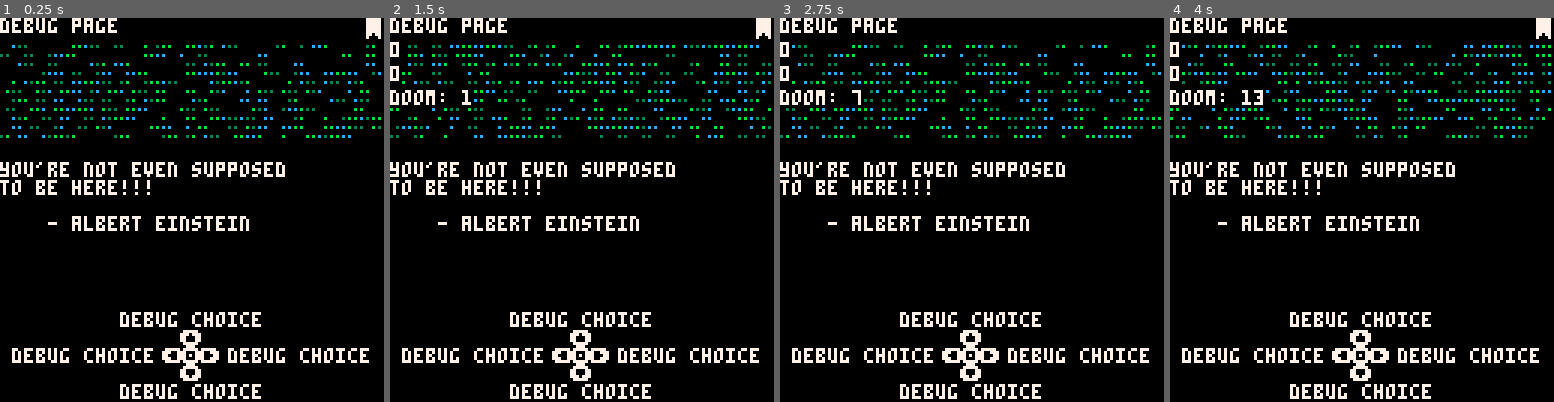
Above: before the commit, frames 1-4 (left to right).
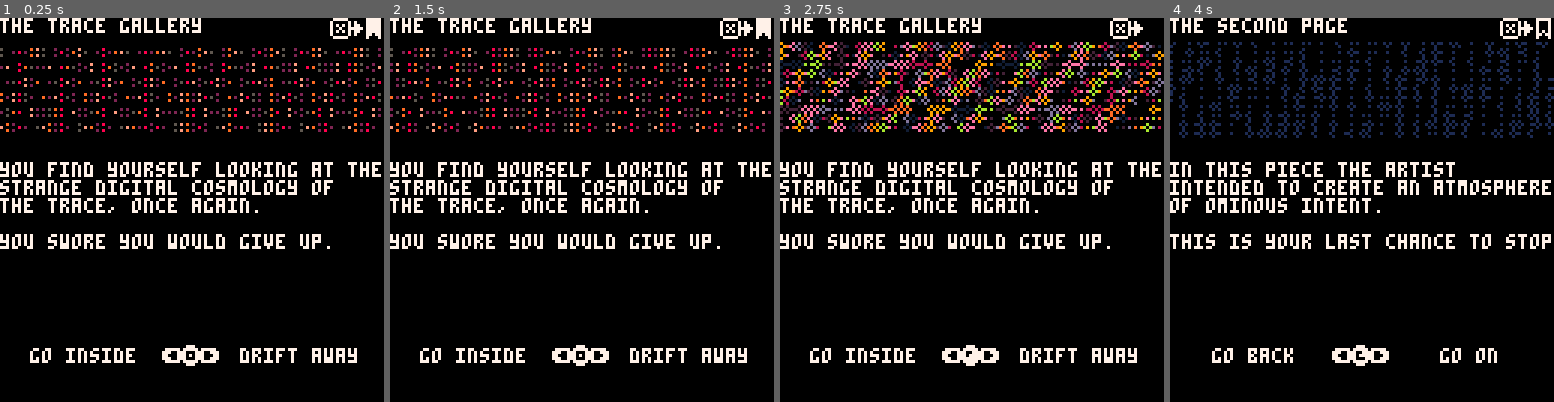
Above: after the commit, the same moments.

Repository: aebrer/pico8_carts
Game: PICO-8 cartridge games/the_trace/the_trace.p8
Two runs of this game, one before a commit and one after it. Both use one fixed random seed, a clock stepped at 60 frames per second and the inputs below.
Inputs:
- Up to frame 1 (0.25 s): no input
- Up to frame 2 (1.5 s): tap X (X key) at 0.33, 1.07 s; tap O (Z key) at 0.7 s
- Up to frame 3 (2.75 s): hold Right 1.6-2.1 s; tap O (Z key) at 1.7, 2.1, 2.5 s; tap X (X key) at 1.85 s; hold Up 2.15-2.42 s; hold Right from 2.47 s (still down)
- Up to frame 4 (4 s): tap O (Z key) at 2.9, 3.3, 3.7 s; tap X (X key) at 2.97 s; release Right at 3.03 s; hold Left 3.08-3.58 s; hold Down 3.63-3.97 s

The runs differ from the first frame. In frame 1, 14% of the frame differs, in the area x 0-100%, y 0-100%; in frame 2, 15%; in frame 3, 19%; in frame 4, 17%.

Commit message:
ux improvements done for now

Diff:
--- a/games/the_trace/the_trace.p8
+++ b/games/the_trace/the_trace.p8
@@ -12,8 +12,6 @@
 -- - add a credits page somewhere
 --     and remember to thank your beta testers!
 -- - new logo like burning gate
--- - fix ux for negative button press flicker
---    including on the inventory
 
 ----
 -- sounds todo
@@ -23,7 +21,7 @@
 --
 
 --!!
-debug_mode=true
+debug_mode=false
 --!!
 
 lib={} -- library of all pages: title,page
@@ -37,10 +35,10 @@
 pressed=nil -- if a button was pressed
 pc=0  -- timer for button press
 butt_pos={}
-butt_pos[⬆️]={60,106}
-butt_pos[⬇️]={60,114}
-butt_pos[⬅️]={56,110}
-butt_pos[➡️]={64,110}
+butt_pos[⬆️]={60,104}
+butt_pos[⬇️]={60,116}
+butt_pos[⬅️]={54,110}
+butt_pos[➡️]={66,110}
 dt=0 -- doom timer
 dtm=1000
 obutt_ani=0
@@ -95,7 +93,7 @@
  cls()
  -- set current page to landing page
 	curr_page=lib[title]
- if(debug)curr_page=lib[p_debug]music_stop()
+ if(debug_mode)curr_page=lib[p_debug]music_stop()
  bkmk=curr_page
 end
 -->8
@@ -164,11 +162,12 @@
       prev_page=curr_page
       curr_page=target
       curr_page.i=false
-      side+=1 -- don't show inventory
      end
     end
+    if (not (inv_chs[⬆️] or inv_chs[⬇️] or inv_chs[⬅️] or inv_chs[➡️])) then
+     goto_prev_page()
+    end
    end
-
   end
  end
 
@@ -191,25 +190,22 @@
   bkmk=curr_page
  end
 
-
-
  if btnp(🅾️) then
   obutt_ani+=1
-  if(obutt_ani%8==7)side+=1
-  debug[1]=side
-  if(side%2==0)debug[2]=side
+  if(obutt_ani%8==7)side+=1cls()
   doom_plus()
-  debug[3]="doom: "..dt
-
-  -- curr_page:on_leave()
-  -- curr_page=prev_page
-  -- curr_page.i=false
-  -- prev_page=nil
-  -- if(curr_page.leave_cb)curr_page:leave_cb()
- end
-
-
-
+ end
+end
+
+function goto_prev_page()
+ if prev_page then
+  curr_page:on_leave()
+  old_page=curr_page
+  curr_page=prev_page
+  curr_page.i=false
+  prev_page=old_page
+  if(curr_page.leave_cb)curr_page:leave_cb()
+ end
 end
 
 function doom_plus()
@@ -236,6 +232,7 @@
   if(pg.no_choice)pg.choices={}
   page.i=false
   obutt_ani=0
+  side=0
   doom_plus()
  end
 	page.choices = {}
@@ -299,12 +296,13 @@
 
  -- debug
  for i=1,#debug do
-  print("\^#"..tostr(debug[i]),0,0+8*i,15)
+  ?"\^#"..tostr(debug[i]),0,0+8*i,15
  end
 end
 
 function dis_title(page)
-	print("\^#"..page.title,0,0,15)
+	?"\^#"..page.title,0,0,15
+ -- ?"🐱: "..dt,0,123,15
 end
 
 function dis_logo(page)
@@ -314,7 +312,13 @@
 end
 
 function dis_text(page)
- if(page.text)print("\^#"..page.text,0,48,15)
+ if(page.text)?"\^#"..page.text,0,48,15
+end
+
+function butt_press()
+ ?butt_key[pressed],butt_pos[pressed][1],butt_pos[pressed][2],0
+ pc+=1
+ if(pc>6)pc=0pressed=nil
 end
 
 function dis_choices(page)
@@ -326,64 +330,60 @@
  -- print o button
  sspr(24+obutt_ani%8*8,0,8,8,60,109,7,7)
 
-
  if side%2==0 then  -- display the options
   if c⬆️ then
-   print(butt_key[⬆️],60,104,15)
-   print("\^#"..c⬆️.title,hcenter(c⬆️.title,64),98,15)
+   ?butt_key[⬆️],butt_pos[⬆️][1],butt_pos[⬆️][2],15
+   ?"\^#"..c⬆️.title,hcenter(c⬆️.title,64),98,15
   end
   if c⬇️ then
-   print(butt_key[⬇️],60,116,15)
-   print("\^#"..c⬇️.title,hcenter(c⬇️.title,64),122,15)
+   ?butt_key[⬇️],butt_pos[⬇️][1],butt_pos[⬇️][2],15
+   ?"\^#"..c⬇️.title,hcenter(c⬇️.title,64),122,15
   end
   if c⬅️ then
-   print(butt_key[⬅️],54,110,15)
-   print("\^#"..c⬅️.title,hcenter(c⬅️.title,28),110,15)
+   ?butt_key[⬅️],butt_pos[⬅️][1],butt_pos[⬅️][2],15
+   ?"\^#"..c⬅️.title,hcenter(c⬅️.title,28),110,15
   end
   if c➡️ then
-   print(butt_key[➡️],66,110,15)
-   print("\^#"..c➡️.title,hcenter(c➡️.title,100),110,15)
-  end
-
+   ?butt_key[➡️],butt_pos[➡️][1],butt_pos[➡️][2],15
+   ?"\^#"..c➡️.title,hcenter(c➡️.title,100),110,15
+  end
 
 
   -- if there are no options, what do?
   if (not (c⬆️ or c⬇️ or c⬅️ or c➡️)) then
-   curr_page.no_choice=true
-   no_choice=true
-
-   if no_choice then
-    print("press 🅾️/c/z to forget",hcenter("press 🅾️/c/z to forget",62),110,15)
-    if(inventory["cursed"])print("(metaphorically speaking)",hcenter("(metaphorically speaking)",62),118,15)
-   end
-   -- if(not bkmk)bkmk=lib[title]
-  -- draw button press effect
-  end
+   chk_poc_msg="press ❎/x to use bookmark"
+   ?chk_poc_msg,hcenter(chk_poc_msg,62),98,15
+   chk_poc_msg="hold 🅾️/c/z to check pockets"
+   ?chk_poc_msg,hcenter(chk_poc_msg,62),122,15
+  end
+
   if page.choices[pressed] then
-   print(butt_key[pressed],butt_pos[pressed][1],butt_pos[pressed][2],0)
-   pc+=1
-   if(pc>6)pc=0pressed=nil
+   butt_press()
   end
 
  else -- display the inventory
 
-   if inventory["open mind"] then
-    inv_chs[⬇️]=ch_look_around
-    print(butt_key[⬇️],60,116,15)
-    print("\^#"..inv_chs[⬇️].title,hcenter(inv_chs[⬇️].title,64),122,15)
-   end
-
-   if inventory["blank card"] then
-    inv_chs[➡️]=ch_read_card
-    print(butt_key[➡️],66,110,15)
-    print("\^#"..inv_chs[➡️].title,hcenter(inv_chs[➡️].title,100),110,15)
-   end
-
-
- end
-
-
-
+  if inventory["open mind"] then
+   inv_chs[⬇️]=ch_look_around
+   ?butt_key[⬇️],60,116,15
+   ?"\^#"..inv_chs[⬇️].title,hcenter(inv_chs[⬇️].title,64),122,15
+  end
+
+  if inventory["blank card"] then
+   inv_chs[➡️]=ch_read_card
+   ?butt_key[➡️],66,110,15
+   ?"\^#"..inv_chs[➡️].title,hcenter(inv_chs[➡️].title,100),110,15
+  end
+
+  if inv_chs[pressed] then
+   butt_press()
+  end
+
+  if (not (inv_chs[⬆️] or inv_chs[⬇️] or inv_chs[⬅️] or inv_chs[➡️])) then
+   chk_poc_msg="choose nothing to forget"
+   ?chk_poc_msg,hcenter(chk_poc_msg,62),122,15
+  end
+ end
 end
 
 function glitch()
@@ -497,7 +497,7 @@
 "now you have to make a choice:\n"
 )
 lib[read_card].cb=function()
- if btnp(🅾️) then
+ if obutt_ani%8==7 then
   lib[read_card].choices[⬅️]=ch_a_threat
   lib[read_card].choices[⬆️]=ch_just_art
   lib[read_card].choices[➡️]=ch_news_report
